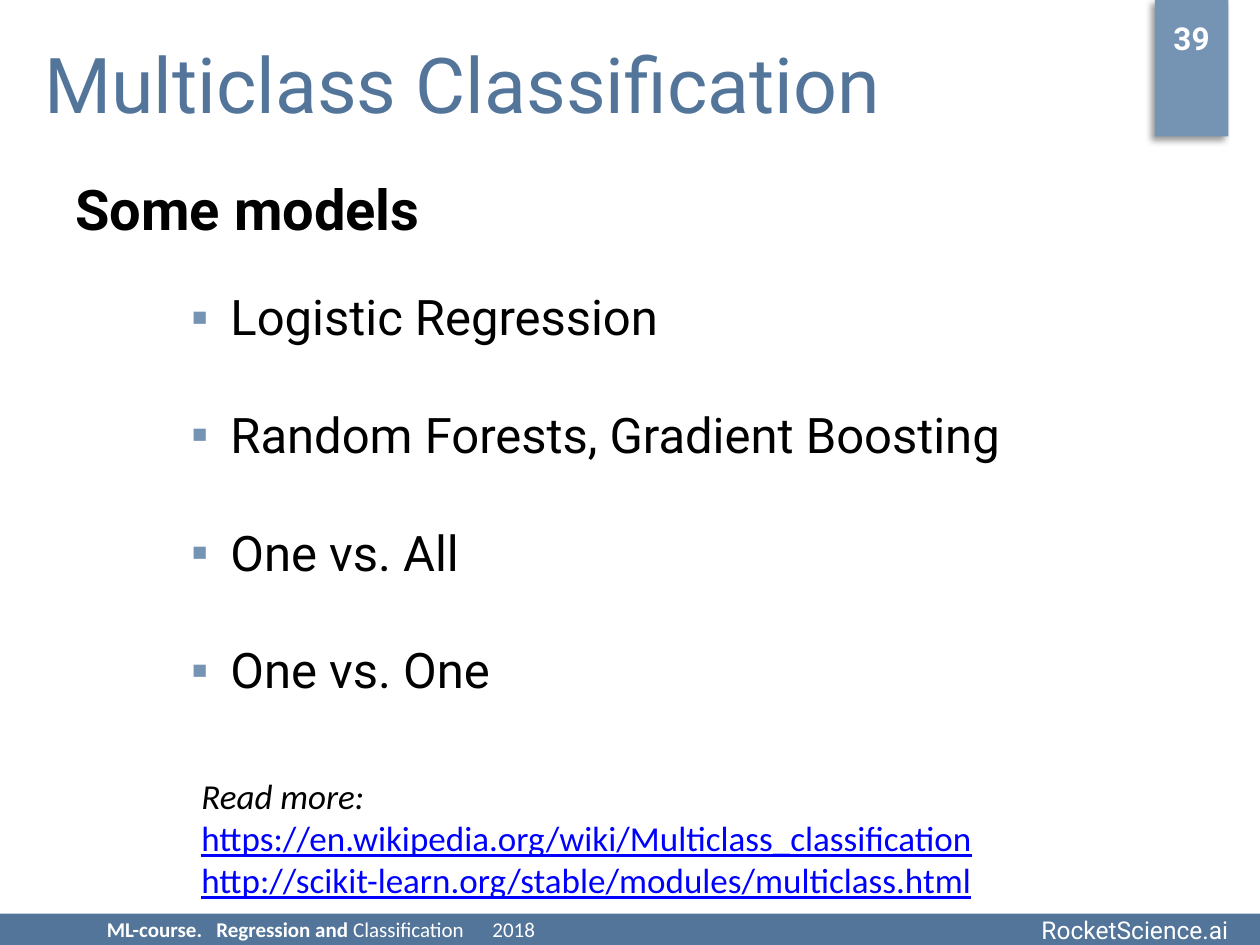
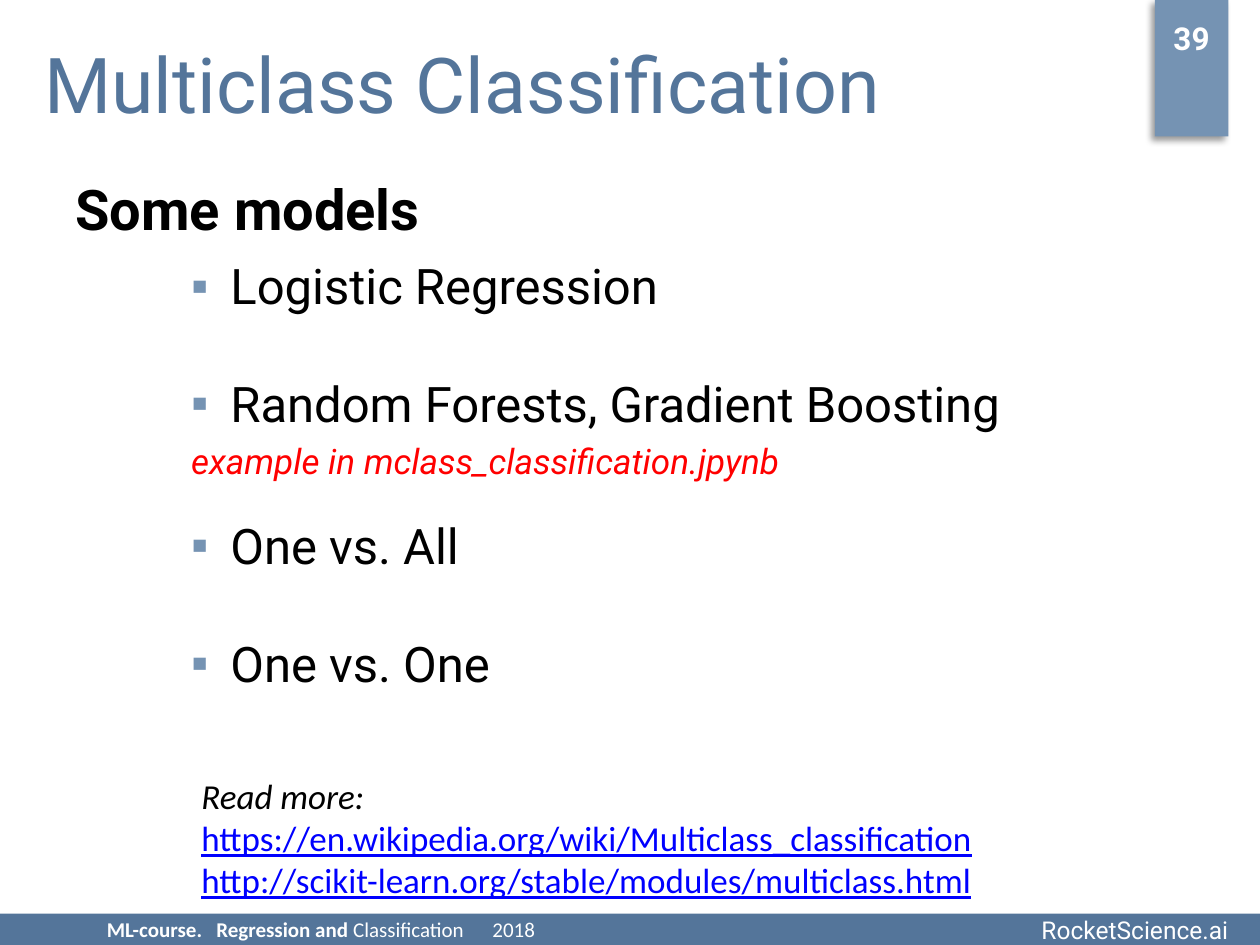
Before and after one commit to rjaffk/tensorby, a slide deck: slide 39 of lecture_2/presentation/lecture_2.pptx. Drawn at 1260x945 pixels with LibreOffice and Linux fonts; fonts in the diff are those of the drawing; background and template pictures are left out. Boxes give left, top, right and bottom in pixels: in the first picture for what was removed or moved away, otherwise in the second. Text is boxed around its words. In the diff, an @@ line names an element or a change of style, - is before the commit and + after.

```diff
--- a/lecture_2/presentation/lecture_2.pptx
+++ b/lecture_2/presentation/lecture_2.pptx
@@ text "Logistic Regression": place and size @@
-text "Logistic Regression" at [230,299,1000,689]
+text "Logistic Regression" at [191,268,1000,683]
@@ text at [191,447,779,482]: paragraph added @@
+  example in mclass_classification.jpynb
```
Also in this commit, not shown: 2 other slides changed.
